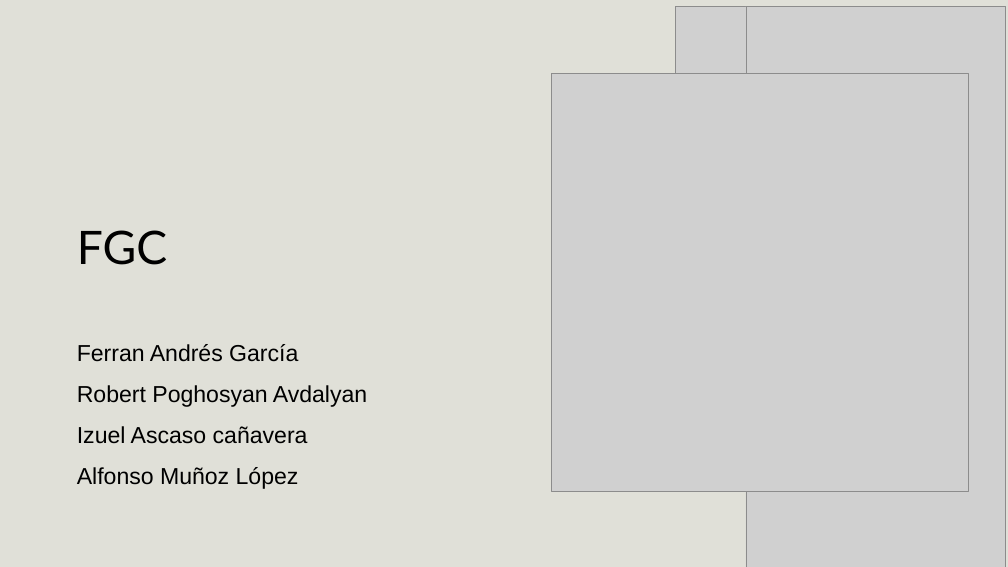
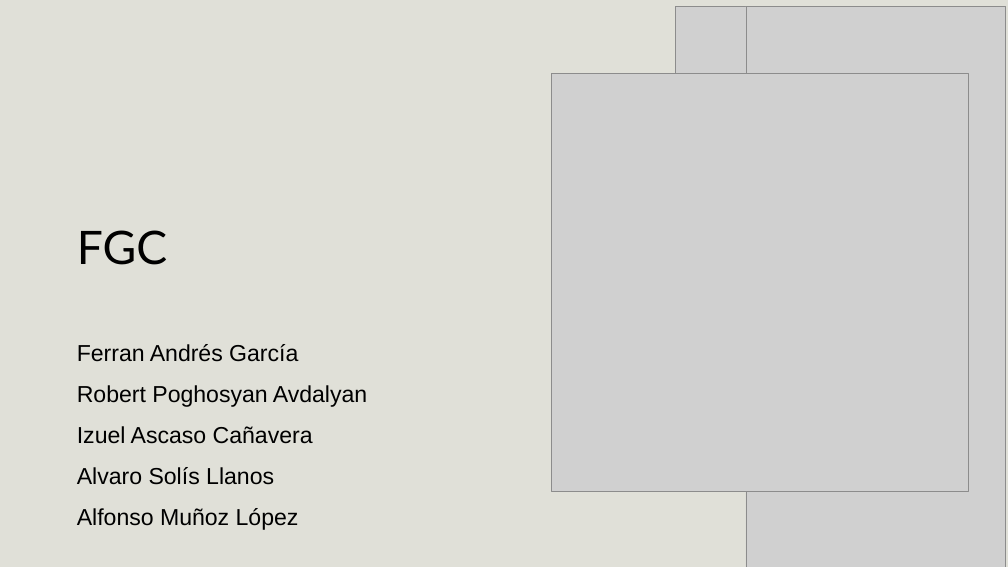
Before and after one commit to Izuel0/FGC_challenge, a slide deck: slide 1 of PowerPoint/FGC.pptx. Drawn at 1008x567 pixels with LibreOffice and Linux fonts; fonts in the diff are those of the drawing; grey boxes stand for pictures; background and template pictures are left out. Boxes give left, top, right and bottom in pixels: in the first picture for what was removed or moved away, otherwise in the second. Text is boxed around its words. In the diff, an @@ line names an element or a change of style, - is before the commit and + after.

```diff
--- a/PowerPoint/FGC.pptx
+++ b/PowerPoint/FGC.pptx
@@ subtitle at (77, 426, 313, 485): text changed @@
-Izuel Ascaso cañavera
+Izuel Ascaso Cañavera
+Alvaro Solís Llanos
```
Also in this commit, not shown: 1 other file.
